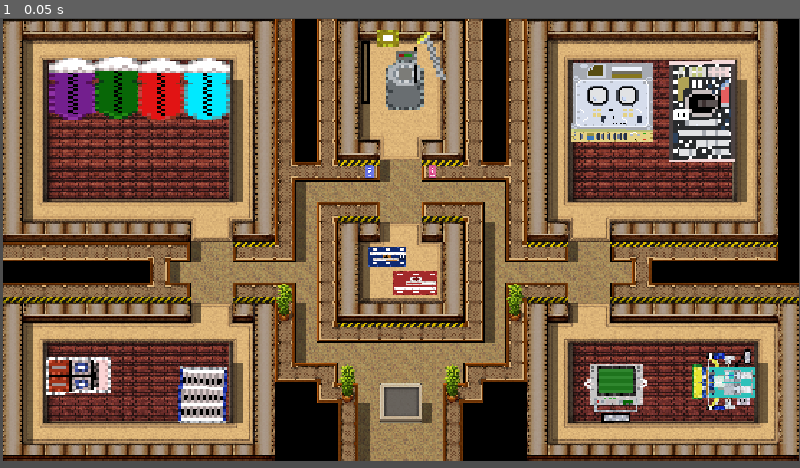
Above: before the commit, frame 1.
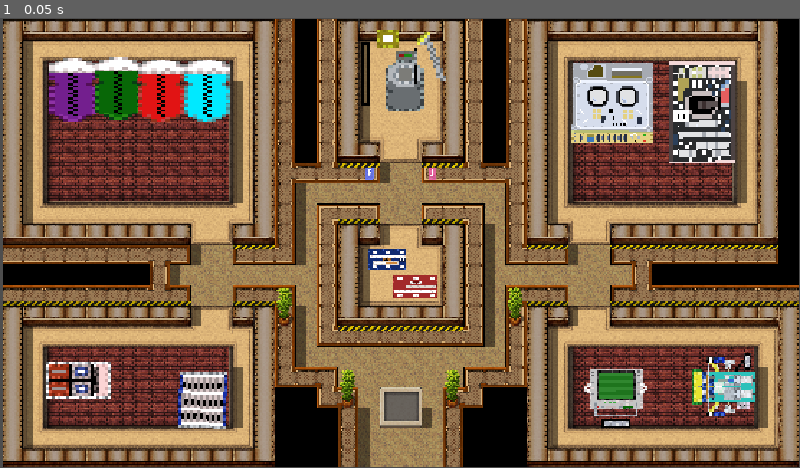
Above: after the commit, the same moment.

Repository: rivera-elisha/SpTF-NASA-Hackathon-2026
Game: Godot game, scene res://Scenes/Room_2.tscn
Two runs of this game, one before a commit and one after it. Both use one fixed random seed, a clock stepped at 60 frames per second and the inputs below. This scene is started directly instead of the project's main scene.
Inputs:
- Up to frame 1 (0.05 s): no input

The runs differ from the first frame. In frame 1, 35% of the frame differs, in the area x 0-100%, y 1-100%.

Commit message:
Updated Godot project

Diff:
--- a/Scenes/Room_1.tscn
+++ b/Scenes/Room_1.tscn
@@ -1,22 +1,62 @@
 [gd_scene format=3 uid="uid://bq4vedgn6ey80"]
 
-[ext_resource type="Texture2D" uid="uid://b526c43fga2iw" path="res://assets/ROOM-1-MARS.png" id="1_g06qp"]
-[ext_resource type="Texture2D" uid="uid://h3hssmfpevne" path="res://assets/astronaut.png" id="2_7fl63"]
+[ext_resource type="Texture2D" uid="uid://b526c43fga2iw" path="res://Assets/ROOM-1-MARS.png" id="1_g06qp"]
+[ext_resource type="Texture2D" uid="uid://bi53nn4e0xx1r" path="res://assets/astronaut.png" id="2_7fl63"]
+[ext_resource type="Texture2D" uid="uid://bk3daw7yt63qv" path="res://Assets/lifesupport_monitor.png" id="3_bbstb"]
+[ext_resource type="Texture2D" uid="uid://b865myeb8fogy" path="res://Assets/engine.png" id="5_4mssj"]
+[ext_resource type="Texture2D" uid="uid://dq458kd5k81f7" path="res://Assets/random2.png" id="5_5fj1w"]
+[ext_resource type="Texture2D" uid="uid://bhfagqy6cvtcs" path="res://Assets/monitor2.png" id="6_bdwgh"]
+[ext_resource type="Texture2D" uid="uid://ifoephhwp64w" path="res://Assets/datastorage.png" id="7_0o7xt"]
+[ext_resource type="Texture2D" uid="uid://bwv57gmm4ufmc" path="res://Assets/datastorage2.png" id="8_dowsv"]
 
 [node name="Room1" type="Node2D" unique_id=1778353023]
+scale = Vector2(1.0016125, 1.0076497)
 
 [node name="Sprite2D" type="Sprite2D" parent="." unique_id=1969905346]
-position = Vector2(598.00006, 331)
-scale = Vector2(0.76532733, 0.77442145)
+position = Vector2(579.00006, 320.00003)
+scale = Vector2(0.7595847, 0.7344619)
 texture = ExtResource("1_g06qp")
 
 [node name="astronaut_suit_1" type="Sprite2D" parent="." unique_id=353967305]
-position = Vector2(1016, 520)
+position = Vector2(987.4079, 504.14346)
 scale = Vector2(-4.7720194, 3.636999)
 texture = ExtResource("2_7fl63")
 
 [node name="astronaut_suit_2" type="Sprite2D" parent="." unique_id=83230725]
-position = Vector2(888.00006, 518)
+position = Vector2(879.58167, 502.15866)
 rotation = 3.1415927
 scale = Vector2(4.7720194, -3.636999)
 texture = ExtResource("2_7fl63")
+
+[node name="lifesupportmonitor" type="Sprite2D" parent="." unique_id=1580659147]
+position = Vector2(138.77621, 67.48377)
+scale = Vector2(0.04112813, 0.035470523)
+texture = ExtResource("3_bbstb")
+
+[node name="random_2" type="Sprite2D" parent="." unique_id=1259566258]
+position = Vector2(221.6426, 186.57275)
+rotation = 1.5653288
+scale = Vector2(0.031074828, 0.02757141)
+texture = ExtResource("5_5fj1w")
+
+[node name="engine" type="Sprite2D" parent="." unique_id=389239581]
+position = Vector2(72.88246, 185.58035)
+rotation = -1.5697578
+scale = Vector2(0.028112037, 0.02330395)
+texture = ExtResource("5_4mssj")
+
+[node name="monitor2" type="Sprite2D" parent="." unique_id=337091137]
+position = Vector2(212.65709, 140.922)
+rotation = 1.5495209
+scale = Vector2(0.023182176, 0.021656826)
+texture = ExtResource("6_bdwgh")
+
+[node name="datastorage1" type="Sprite2D" parent="." unique_id=828710591]
+position = Vector2(284.5412, 509.10553)
+scale = Vector2(0.047541432, 0.039654568)
+texture = ExtResource("7_0o7xt")
+
+[node name="datastorage2" type="Sprite2D" parent="." unique_id=1273657281]
+position = Vector2(179.71019, 504.14346)
+scale = Vector2(0.05216618, 0.04483466)
+texture = ExtResource("8_dowsv")
--- a/Scenes/Room_2.tscn
+++ b/Scenes/Room_2.tscn
@@ -1,22 +1,23 @@
 [gd_scene format=3 uid="uid://dwvbnv0xoeeaw"]
 
-[ext_resource type="Texture2D" uid="uid://d1p7k6drq4tpg" path="res://assets/ROOM-2-MARS.png" id="1_okprb"]
-[ext_resource type="Texture2D" uid="uid://b82c3h6o3qnj1" path="res://assets/bed 1-4.png (1).png" id="2_m4443"]
-[ext_resource type="Texture2D" uid="uid://bd7lpt4er3q4v" path="res://assets/bed 1-3.png (1).png" id="3_3mqva"]
-[ext_resource type="Texture2D" uid="uid://tcdrs5tye42t" path="res://assets/bed 1-2.png (1).png" id="4_ay3a5"]
-[ext_resource type="Texture2D" uid="uid://dcxiyfkwr0r0b" path="res://assets/bed 1-1.png (1).png" id="5_13xhy"]
-[ext_resource type="Texture2D" uid="uid://c6yc3cw56iwh4" path="res://assets/New Piskel-2.png (2).png" id="6_saj80"]
-[ext_resource type="Texture2D" uid="uid://chqv8l8wtsyp" path="res://assets/Medical Room-3.png (1).png" id="7_wrjmp"]
-[ext_resource type="Texture2D" uid="uid://dyafcno81rqax" path="res://assets/Medical Room-2.png (1).png" id="8_6qkpp"]
-[ext_resource type="Texture2D" uid="uid://db2rc3xko5x7t" path="res://assets/T2 Treadmill.png" id="9_psbb0"]
-[ext_resource type="Texture2D" uid="uid://co4fdqujtyw66" path="res://assets/ARED weightlifing.png" id="10_fdcj0"]
-[ext_resource type="Texture2D" uid="uid://bqd2y5ne6brqe" path="res://assets/food cabinet.png" id="11_2sn6j"]
-[ext_resource type="Texture2D" uid="uid://cbo0xsejimigj" path="res://assets/food shelf.png" id="12_ib6vf"]
-[ext_resource type="Texture2D" uid="uid://g2ton0smru5h" path="res://assets/MSG (Microgravity Science Glovebox).png" id="13_iw4c1"]
-[ext_resource type="Texture2D" uid="uid://dck4gswb8piqy" path="res://assets/CIR (Combustion Integrated Rack).png" id="14_awy1y"]
+[ext_resource type="Texture2D" uid="uid://d1p7k6drq4tpg" path="res://Assets/ROOM-2-MARS.png" id="1_okprb"]
+[ext_resource type="Texture2D" uid="uid://b82c3h6o3qnj1" path="res://Assets/bed 1-4.png (1).png" id="2_m4443"]
+[ext_resource type="Texture2D" uid="uid://bd7lpt4er3q4v" path="res://Assets/bed 1-3.png (1).png" id="3_3mqva"]
+[ext_resource type="Texture2D" uid="uid://tcdrs5tye42t" path="res://Assets/bed 1-2.png (1).png" id="4_ay3a5"]
+[ext_resource type="Texture2D" uid="uid://dcxiyfkwr0r0b" path="res://Assets/bed 1-1.png (1).png" id="5_13xhy"]
+[ext_resource type="Texture2D" uid="uid://c6yc3cw56iwh4" path="res://Assets/New Piskel-2.png (2).png" id="6_saj80"]
+[ext_resource type="Texture2D" uid="uid://chqv8l8wtsyp" path="res://Assets/Medical Room-3.png (1).png" id="7_wrjmp"]
+[ext_resource type="Texture2D" uid="uid://dyafcno81rqax" path="res://Assets/Medical Room-2.png (1).png" id="8_6qkpp"]
+[ext_resource type="Texture2D" uid="uid://db2rc3xko5x7t" path="res://Assets/T2 Treadmill.png" id="9_psbb0"]
+[ext_resource type="Texture2D" uid="uid://co4fdqujtyw66" path="res://Assets/ARED weightlifing.png" id="10_fdcj0"]
+[ext_resource type="Texture2D" uid="uid://bqd2y5ne6brqe" path="res://Assets/food cabinet.png" id="11_2sn6j"]
+[ext_resource type="Texture2D" uid="uid://cbo0xsejimigj" path="res://Assets/food shelf.png" id="12_ib6vf"]
+[ext_resource type="Texture2D" uid="uid://g2ton0smru5h" path="res://Assets/MSG (Microgravity Science Glovebox).png" id="13_iw4c1"]
+[ext_resource type="Texture2D" uid="uid://dck4gswb8piqy" path="res://Assets/CIR (Combustion Integrated Rack).png" id="14_awy1y"]
 
 [node name="Room2" type="Node2D" unique_id=438353697]
 position = Vector2(0, -3)
+scale = Vector2(1, 1.0125291)
 
 [node name="Sprite2D" type="Sprite2D" parent="." unique_id=857730598]
 position = Vector2(577.00006, 322.99994)
--- a/Scenes/Room_3.tscn
+++ b/Scenes/Room_3.tscn
@@ -1,17 +1,41 @@
 [gd_scene format=3 uid="uid://dctsomet2dpxk"]
 
-[ext_resource type="Texture2D" uid="uid://bjb6njuwae10t" path="res://assets/ROOM-3-MARS.png" id="1_baapj"]
-[ext_resource type="Texture2D" uid="uid://cp2vn5e2jy13y" path="res://assets/greenhouse.jpg" id="2_rjeds"]
+[ext_resource type="Texture2D" uid="uid://bjb6njuwae10t" path="res://Assets/ROOM-3-MARS.png" id="1_baapj"]
+[ext_resource type="Texture2D" uid="uid://dihpfx0mnl8j8" path="res://Assets/greenhouse.png" id="2_rjeds"]
+[ext_resource type="Texture2D" uid="uid://do2co1ic8cw12" path="res://Assets/random.png" id="3_n1idd"]
+[ext_resource type="Texture2D" uid="uid://c764mxn8taw18" path="res://Assets/monitor.png" id="4_eaj6e"]
+[ext_resource type="Texture2D" uid="uid://dt4olvs2cghgw" path="res://Assets/telephone.png" id="5_b3qkb"]
 
 [node name="Room3" type="Node2D" unique_id=528259187]
+position = Vector2(-4.9999995, 4.9999995)
+scale = Vector2(0.99014485, 0.9843074)
 
 [node name="Sprite2D" type="Sprite2D" parent="." unique_id=481621248]
 position = Vector2(590, 326)
 scale = Vector2(0.76408327, 0.75659317)
 texture = ExtResource("1_baapj")
 
-[node name="greenhouse" type="Sprite2D" parent="." unique_id=1725478747]
-position = Vector2(-36, 73)
-rotation = -1.5737766
-scale = Vector2(0.89132965, 1.8532543)
+[node name="greenhouse" type="Sprite2D" parent="." unique_id=1777328019]
+position = Vector2(71, 241.99998)
+rotation = -1.5664681
+scale = Vector2(-0.24920198, 0.21612954)
 texture = ExtResource("2_rjeds")
+offset = Vector2(-22.081177, 163.08458)
+
+[node name="random1" type="Sprite2D" parent="." unique_id=567141728]
+position = Vector2(1093.7793, 614.6454)
+rotation = -3.1298752
+scale = Vector2(0.037393916, -0.03531575)
+texture = ExtResource("3_n1idd")
+
+[node name="monitor" type="Sprite2D" parent="." unique_id=1362768066]
+position = Vector2(932.18677, 500.8598)
+rotation = 3.137381
+scale = Vector2(0.04694497, -0.03525091)
+texture = ExtResource("4_eaj6e")
+
+[node name="telephone" type="Sprite2D" parent="." unique_id=1203788683]
+position = Vector2(936.2267, 610.5816)
+rotation = 6.2711267
+scale = Vector2(0.06274134, -0.03250428)
+texture = ExtResource("5_b3qkb")
Binary file added: Assets/datastorage.png
Not shown, added: Assets/datastorage.png.import
Binary file added: Assets/datastorage2.png
Not shown, added: Assets/datastorage2.png.import
Binary file added: Assets/engine.png
Not shown, added: Assets/engine.png.import
Binary file removed: Assets/greenhouse.jpg
Binary file added: Assets/greenhouse.png
Not shown, changed: Assets/greenhouse.png.import
Binary file added: Assets/lifesupport_monitor.png
Not shown, added: Assets/lifesupport_monitor.png.import
Binary file added: Assets/monitor.png
(and 9 more such lines)
